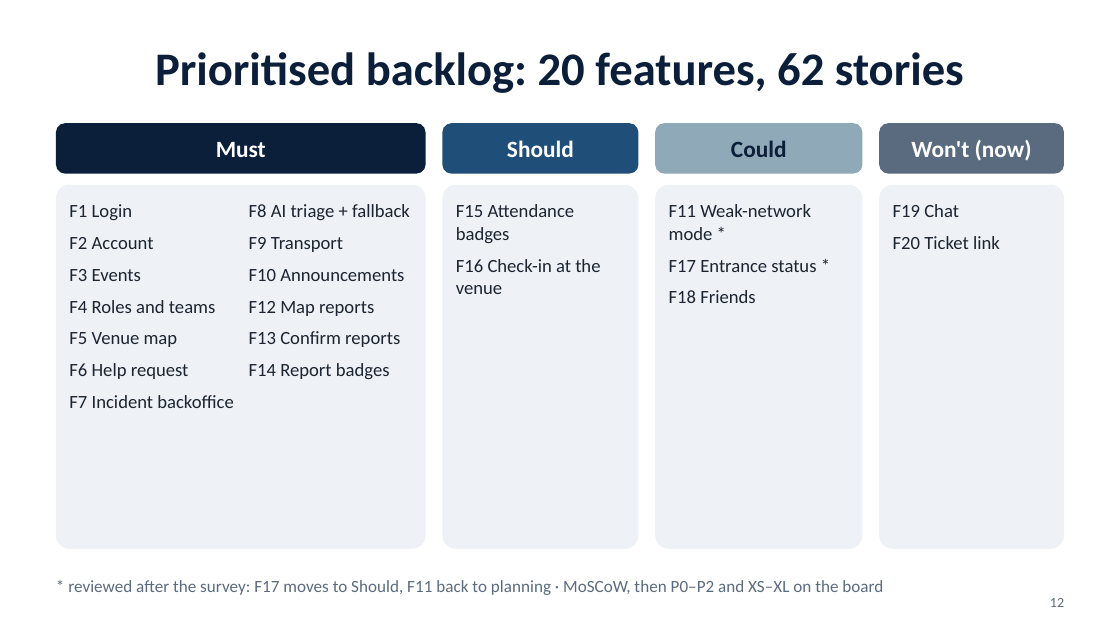
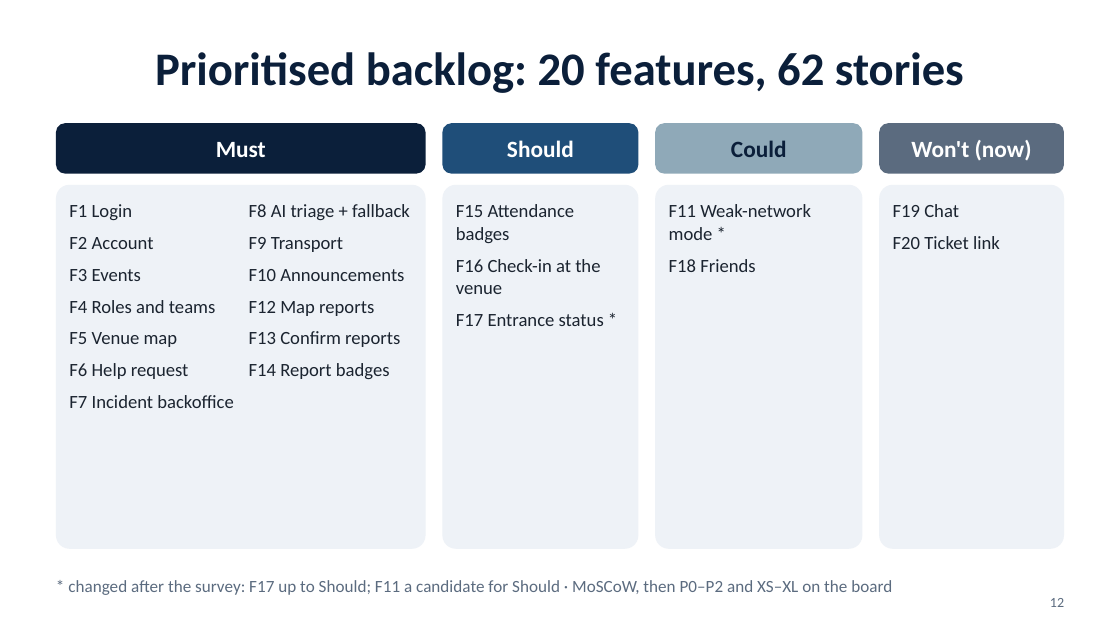
Before and after one commit to tomasoliveira21/LABDSOF, a slide deck: slide 12 of Docs/Presentation/Farol_Sprint_A_Presentation.pptx. Drawn at 1120x630 pixels with LibreOffice and Linux fonts; fonts in the diff are those of the drawing. Boxes give left, top, right and bottom in pixels: in the first picture for what was removed or moved away, otherwise in the second. Text is boxed around its words. In the diff, an @@ line names an element or a change of style, - is before the commit and + after.

```diff
--- a/Docs/Presentation/Farol_Sprint_A_Presentation.pptx
+++ b/Docs/Presentation/Farol_Sprint_A_Presentation.pptx
@@ text at bbox=[669, 260, 816, 272]: paragraph removed @@
-F17 Entrance status *
@@ text at bbox=[456, 314, 604, 326]: paragraph added @@
+F17 Entrance status *
@@ text at bbox=[68, 580, 892, 595]: text changed @@
-* reviewed after the survey: F17 moves to Should, F11 back to planning · MoSCoW, then P0–P2 and XS–XL on the board
+* changed after the survey: F17 up to Should; F11 a candidate for Should · MoSCoW, then P0–P2 and XS–XL on the board
```
Also in this commit, not shown: 2 other slides changed, 3 other files.
